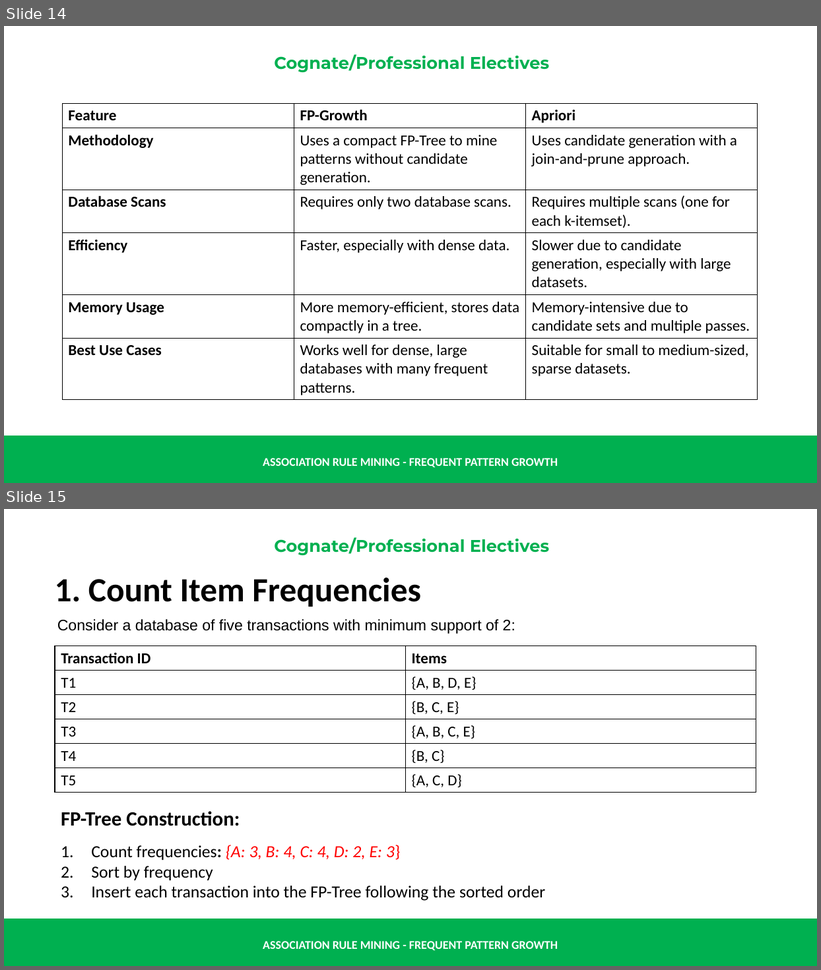
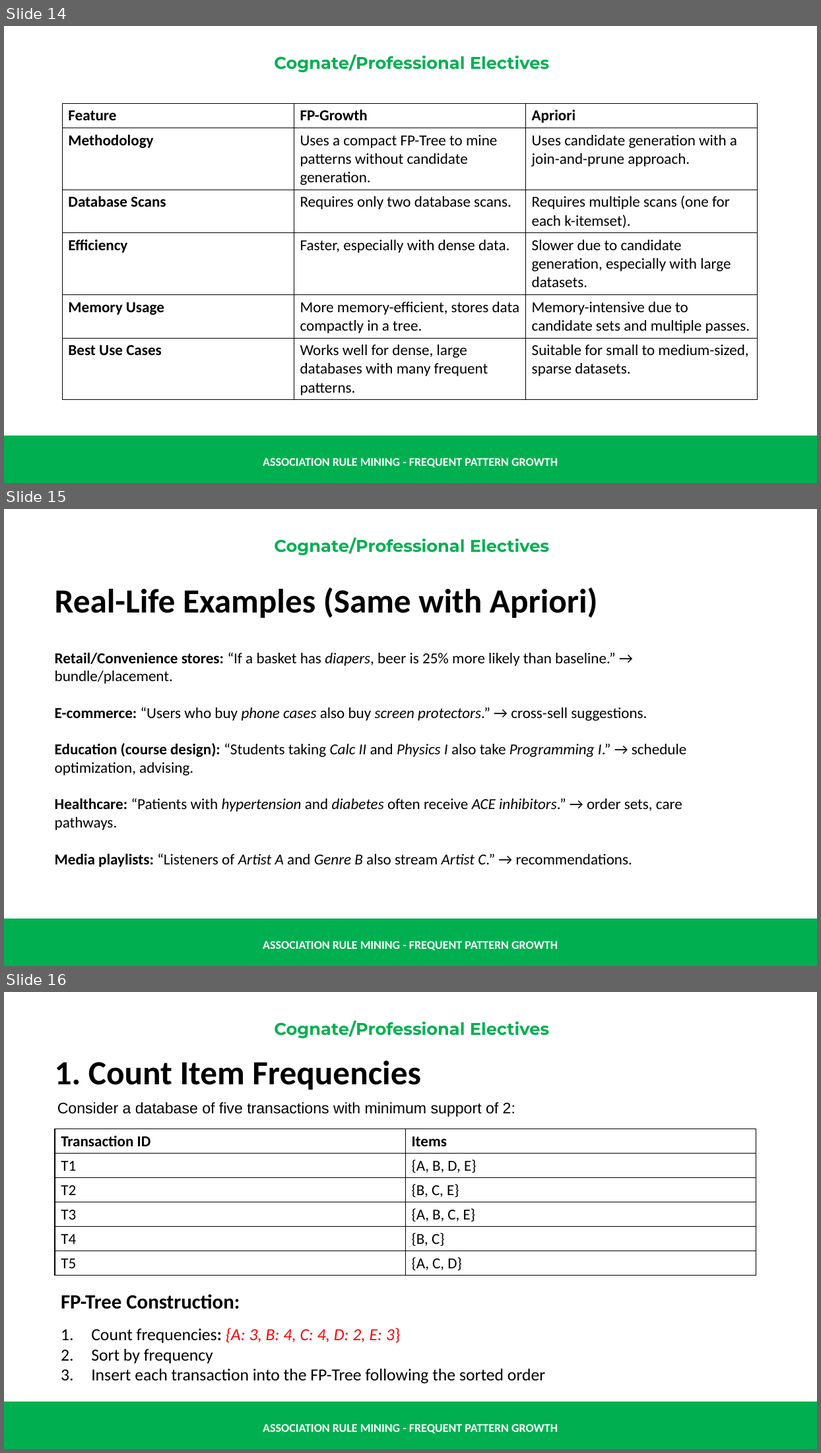
Before and after one commit to renatomaaliw3/public_files, a slide deck: CPE Electives (1 - 3)/01. Lectures Notebook/000. Presentations & Text Books/01. Presentation Slides/31. Assocation Rule Mining - FP-Growth.pptx. Shown one above the other, each under a label of ours: slides 14 and 15 before the commit, slides 14, 15 and 16 after it. The pictures are 821x970 and 821x1453 pixels, drawn with LibreOffice and Linux fonts; fonts in the diff are those of the drawing. Boxes give left, top, right and bottom in pixels: in the first picture for what was removed or moved away, otherwise in the second. Text is boxed around its words. In the diff, an @@ line names an element or a change of style, - is before the commit and + after.

```diff
--- a/CPE Electives (1 - 3)/01. Lectures Notebook/000. Presentations & Text Books/01. Presentation Slides/31. Assocation Rule Mining - FP-Growth.pptx
+++ b/CPE Electives (1 - 3)/01. Lectures Notebook/000. Presentations & Text Books/01. Presentation Slides/31. Assocation Rule Mining - FP-Growth.pptx
@@ slide 15 added at (4, 509, 817, 966), background #FFFFFF; not listed: 3 template elements that a slide beside it also shows @@
@@ text added at (55, 588, 686, 867), 18 pt, text #000000 @@
+Real-Life Examples (Same with Apriori)
+Retail/Convenience stores: “If a basket has diapers, beer is 25% more likely than baseline.” → bundle/placement.
+E-commerce: “Users who buy phone cases also buy screen protectors.” → cross-sell suggestions.
+Education (course design): “Students taking Calc II and Physics I also take Programming I.” → schedule optimization, advising.
+Healthcare: “Patients with hypertension and diabetes often receive ACE inhibitors.” → order sets, care pathways.
+Media playlists: “Listeners of Artist A and Genre B also stream Artist C.” → recommendations.
@@ what was slide 15 is now slide 16 @@
```
Also in this commit, not shown: 4 slides changed.
